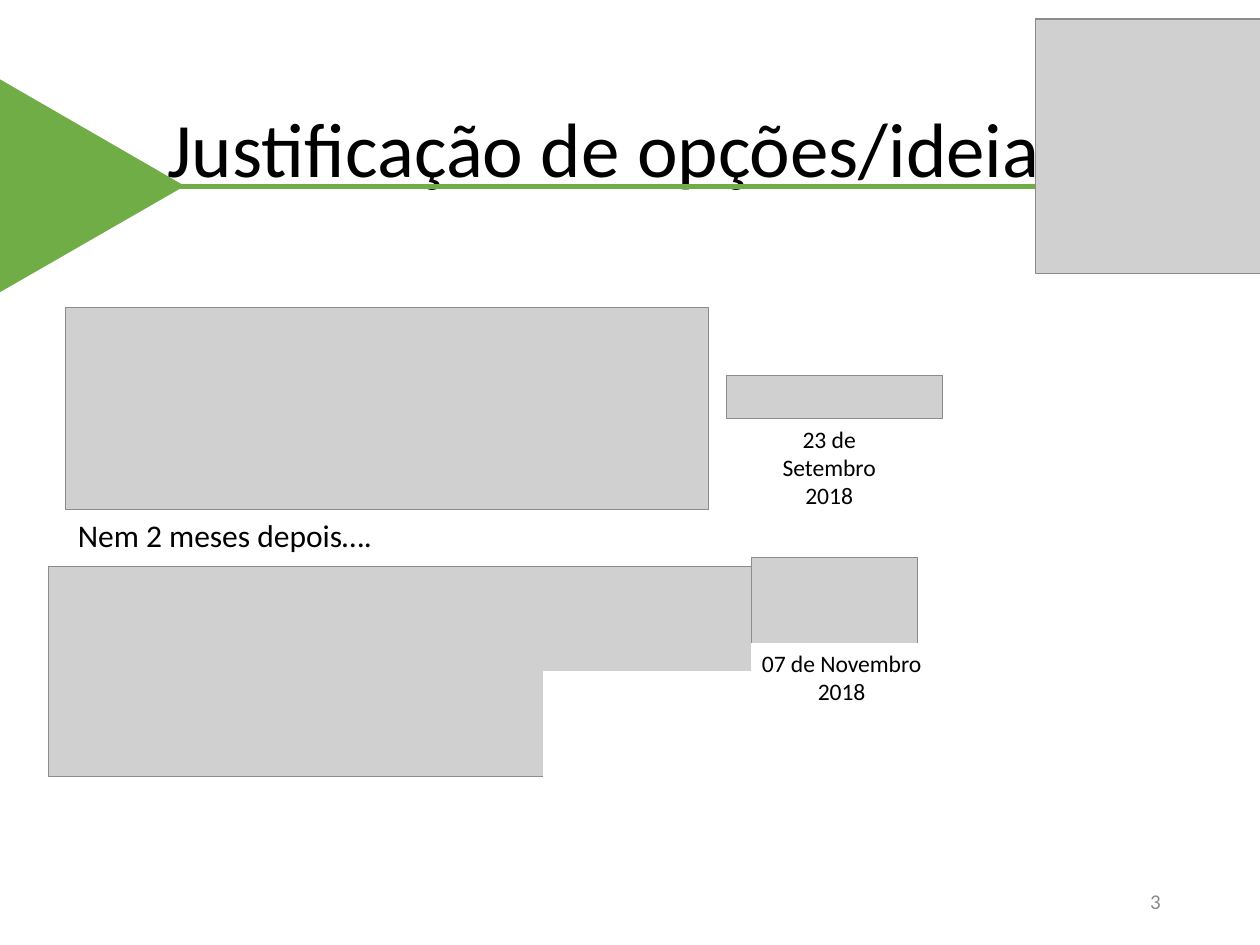
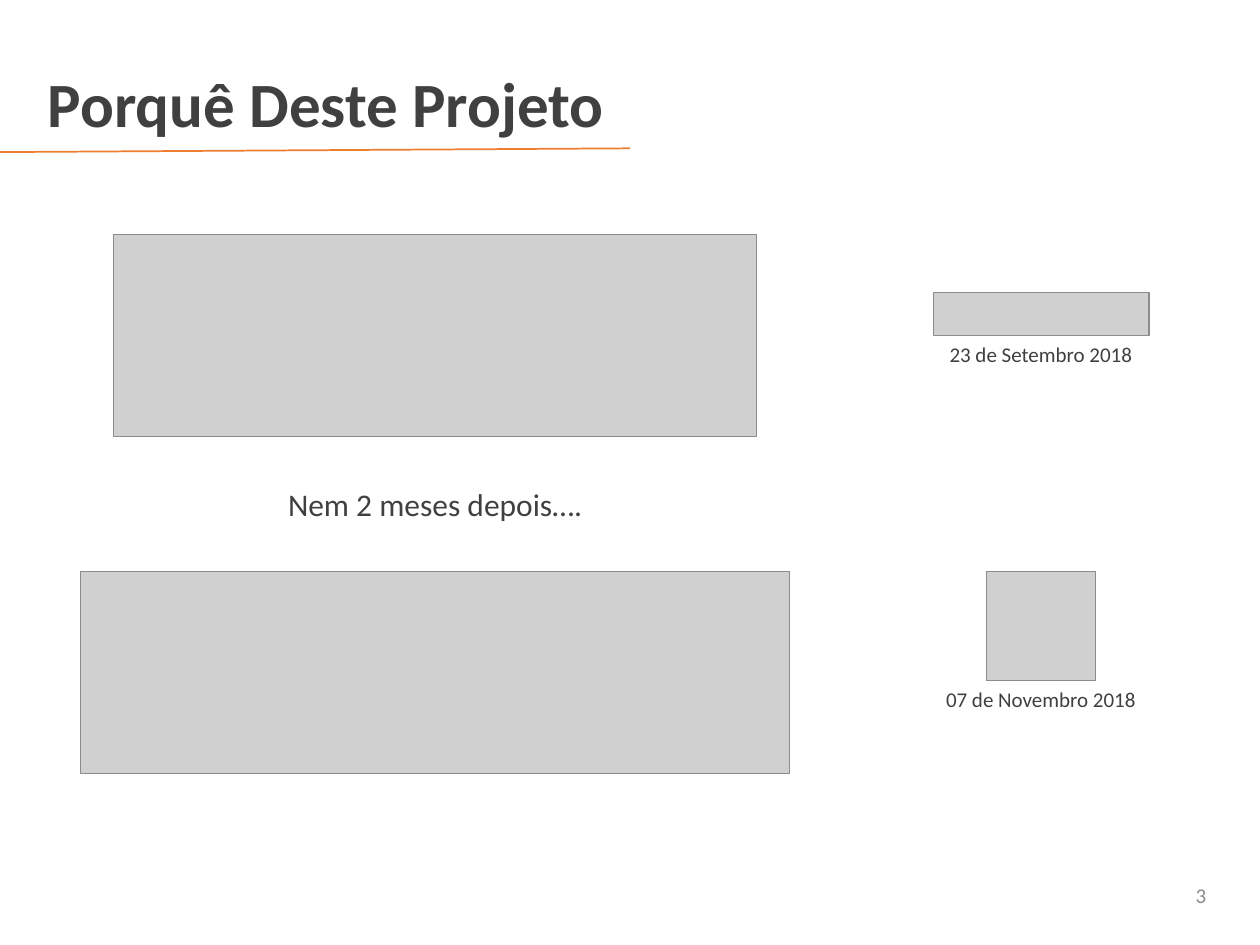
Before and after one commit to rip0lh0/Projeto-Final-PSI, a slide deck: slide 3 of #Assets (Raw)/Presentations/PSI_Pet4All_20170377_20170372_20170336.pptx. Drawn at 1260x945 pixels with LibreOffice and Linux fonts; fonts in the diff are those of the drawing; grey boxes stand for pictures. Boxes give left, top, right and bottom in pixels: in the first picture for what was removed or moved away, otherwise in the second. Text is boxed around its words. In the diff, an @@ line names an element or a change of style, - is before the commit and + after.

```diff
--- a/#Assets (Raw)/Presentations/PSI_Pet4All_20170377_20170372_20170336.pptx
+++ b/#Assets (Raw)/Presentations/PSI_Pet4All_20170377_20170372_20170336.pptx
@@ picture removed at [1036, 19, 1260, 273] @@
@@ triangle removed at [0, 68, 185, 360] @@
@@ text added at [48, 83, 603, 138], 36 pt, text #404040, bold @@
+Porquê Deste Projeto
@@ title removed at [167, 114, 1070, 196] @@
-Justificação de opções/ideias
@@ line added from (630, 149) to (0, 152), #ED7D31 1 pt @@
@@ line removed from (0, 186) to (1260, 186) @@
@@ picture: place and size @@
-picture at [66, 307, 708, 509]
+picture at [113, 234, 756, 436]
@@ picture: place and size @@
-picture at [727, 375, 942, 418]
+picture at [934, 292, 1149, 335]
@@ text at [950, 347, 1132, 362]: text changed; size 13.5 to 12 pt; text colour #000000 to #404040 @@
-23 de Setembro
-2018
+23 de Setembro 2018
@@ text "Nem 2 meses depois….": place and size @@
-text "Nem 2 meses depois…." at [78, 525, 372, 552]
+text "Nem 2 meses depois…." at [288, 494, 582, 521]
@@ text "Nem 2 meses depois…." at [288, 494, 582, 521]: text colour #000000 to #404040; alignment left to centre @@
@@ picture removed at [751, 557, 917, 656] @@
@@ picture: place and size @@
-picture at [48, 567, 757, 777]
+picture at [81, 571, 790, 774]
@@ picture added at [987, 571, 1096, 680] @@
@@ rectangle removed at [751, 644, 926, 687] @@
@@ rectangle removed at [543, 672, 794, 800] @@
@@ text at [946, 692, 1135, 707]: text changed; size 13.5 to 12 pt; text colour #000000 to #404040 @@
-07 de Novembro
-2018
+07 de Novembro 2018
@@ page number: place and size @@
-page number at [1150, 895, 1161, 909]
+page number at [1196, 889, 1207, 903]
@@ page number at [1196, 889, 1207, 903]: alignment right to centre @@
```
Also in this commit, not shown: 7 slides added, 3 slides removed.
